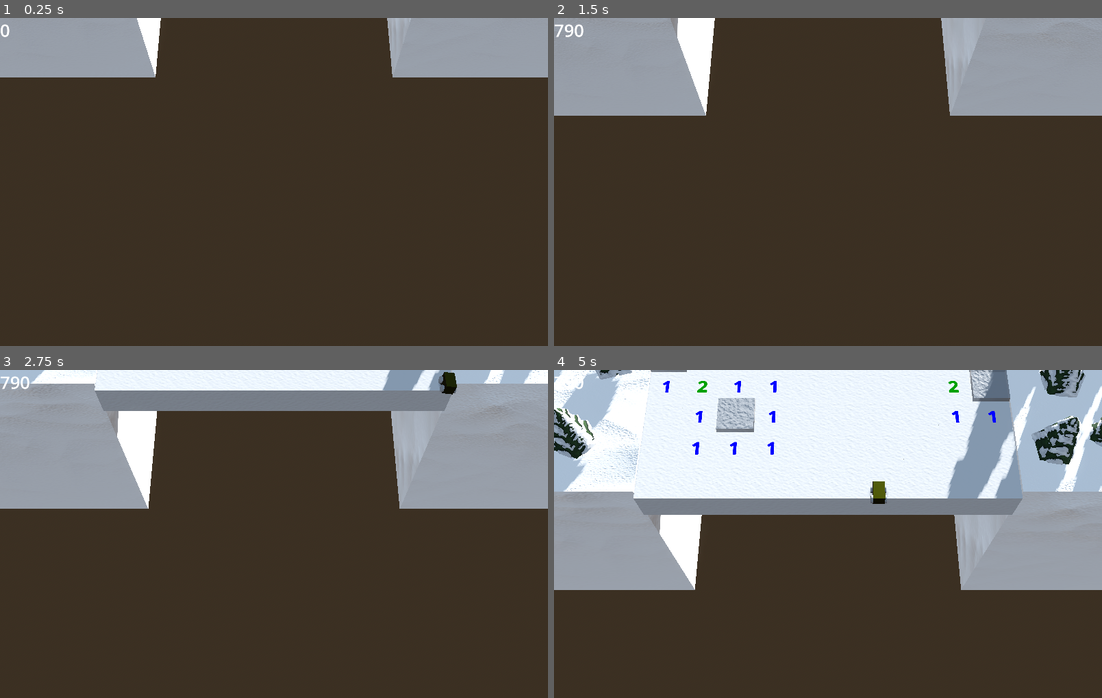
Above: before the commit, frames 1-4 (two rows, left to right).
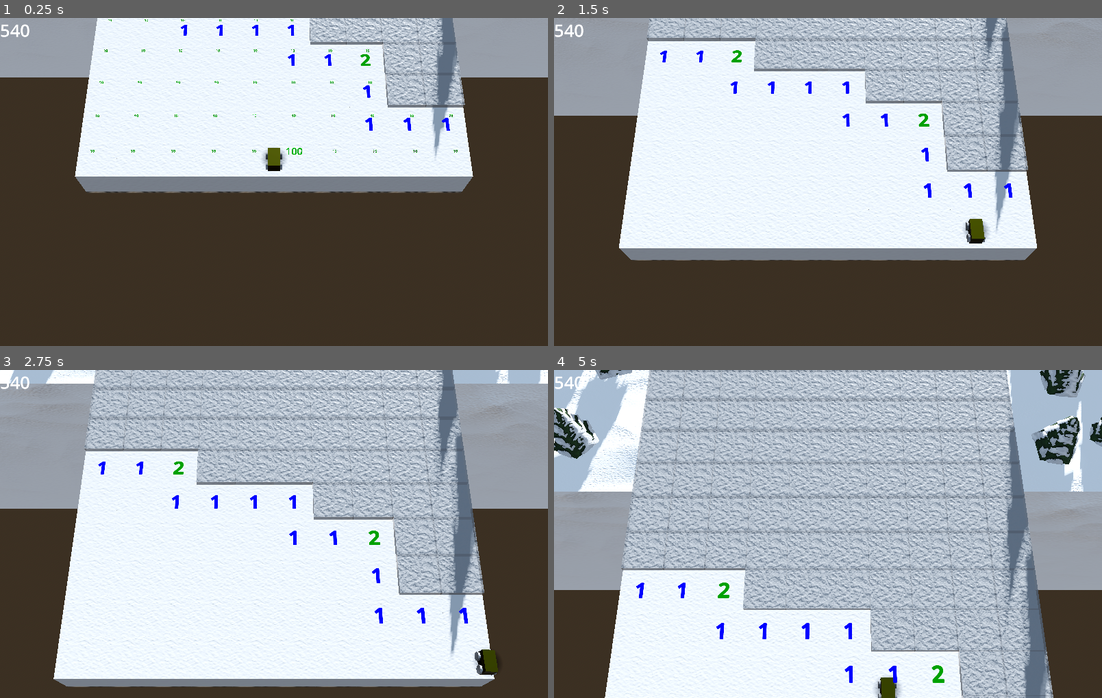
Above: after the commit, the same moments.

Repository: Blubtastic/minesweeper_2
Game: Godot game, scene res://Main.tscn
The game is run twice, just before and just after one commit, with the same random seed, the same clock (stepped at 60 frames per second) and the same inputs.
Inputs (mouse positions are in pixels of both pictures, inside the frame that each line leads up to):
- Up to frame 1 (0.25 s): no input
- Up to frame 2 (1.5 s): tap Enter (ui_accept) at 0.5, 0.77 s; move the mouse to (948, 165) at 0.52 s; hold Right (ui_right) 0.53-1.25 s; tap O at 0.6 s; click (948, 165) at 0.67 s; drag from (718, 198) to (800, 247) at 1.27 s
- Up to frame 3 (2.75 s): move the mouse to (328, 461) at 2.02 s; hold Right (ui_right) from 2.03 s (still down); tap Shift at 2.1 s
- Up to frame 4 (5 s): release Right (ui_right) at 2.75 s; drag from (800, 599) to (663, 484) at 2.77 s; move the mouse to (992, 583) at 3.52 s; hold Left (ui_left) 3.53-4.25 s; tap O at 3.6 s; tap Enter (ui_accept) at 3.77 s; drag from (663, 484) to (745, 452) at 4.27 s

The runs differ from the first frame. In frame 1, 36% of the frame differs, in the area x 0-87%, y 0-54%; in frame 2, 51%; in frame 3, 69%; in frame 4, 72%, in the area x 0-100%, y 0-100%.

Commit message:
feat: shadow tweaks

Diff:
--- a/Main.tscn
+++ b/Main.tscn
@@ -1,9 +1,10 @@
-[gd_scene load_steps=10 format=3 uid="uid://c1p7v7melj8n4"]
+[gd_scene load_steps=11 format=3 uid="uid://c1p7v7melj8n4"]
 
 [ext_resource type="Script" path="res://main.gd" id="1_m0fyf"]
 [ext_resource type="PackedScene" uid="uid://dqeksnc1bqwgt" path="res://shared/player/Player.tscn" id="1_mwkh8"]
 [ext_resource type="Script" path="res://camera_shake.gd" id="3_rbuf0"]
 [ext_resource type="Script" path="res://score_label.gd" id="4_qopgp"]
+[ext_resource type="PackedScene" uid="uid://dgxv52jn27v3c" path="res://CubeChunk.tscn" id="5_2r6wr"]
 
 [sub_resource type="ProceduralSkyMaterial" id="ProceduralSkyMaterial_6867n"]
 sky_horizon_color = Color(0.64625, 0.65575, 0.67075, 1)
@@ -28,10 +29,10 @@
 script = ExtResource("1_m0fyf")
 
 [node name="Player" parent="." instance=ExtResource("1_mwkh8")]
-transform = Transform3D(1, 0, 0, 0, 1, 0, 0, 0, 1, 0, 3.651, -10)
+transform = Transform3D(1, 0, 0, 0, 1, 0, 0, 0, 1, 0, 1.15148, -2.25592)
 
 [node name="DirectionalLight3D2" type="DirectionalLight3D" parent="."]
-transform = Transform3D(-0.902746, 0.0512159, 0.427114, 0.142175, 0.972614, 0.183873, -0.406, 0.226715, -0.885305, 0, 0, 0)
+transform = Transform3D(-0.973632, 0.103933, 0.203074, 0.142175, 0.972614, 0.183872, -0.178402, 0.207896, -0.961744, 0, 0, 0)
 light_energy = 1.5
 shadow_enabled = true
 
@@ -98,3 +99,6 @@
 [node name="Front" type="CollisionShape3D" parent="InvisibleWalls"]
 transform = Transform3D(-4.37114e-08, 0, 1, 0, 1, 0, -1, 0, -4.37114e-08, 0, 0, -5.8)
 shape = SubResource("BoxShape3D_k1xa4")
+
+[node name="CubeChunk" parent="." instance=ExtResource("5_2r6wr")]
+transform = Transform3D(1, 0, 0, 0, 1, 0, 0, 0, 1, -4.5, 0, -9.35)
--- a/project.godot
+++ b/project.godot
@@ -31,6 +31,38 @@
 
 [input]
 
+ui_left={
+"deadzone": 0.5,
+"events": [Object(InputEventKey,"resource_local_to_scene":false,"resource_name":"","device":0,"window_id":0,"alt_pressed":false,"shift_pressed":false,"ctrl_pressed":false,"meta_pressed":false,"pressed":false,"keycode":4194319,"physical_keycode":0,"key_label":0,"unicode":0,"location":0,"echo":false,"script":null)
+, Object(InputEventJoypadButton,"resource_local_to_scene":false,"resource_name":"","device":0,"button_index":13,"pressure":0.0,"pressed":false,"script":null)
+, Object(InputEventJoypadMotion,"resource_local_to_scene":false,"resource_name":"","device":0,"axis":0,"axis_value":-1.0,"script":null)
+, Object(InputEventKey,"resource_local_to_scene":false,"resource_name":"","device":-1,"window_id":0,"alt_pressed":false,"shift_pressed":false,"ctrl_pressed":false,"meta_pressed":false,"pressed":false,"keycode":0,"physical_keycode":65,"key_label":0,"unicode":97,"location":0,"echo":false,"script":null)
+]
+}
+ui_right={
+"deadzone": 0.5,
+"events": [Object(InputEventKey,"resource_local_to_scene":false,"resource_name":"","device":0,"window_id":0,"alt_pressed":false,"shift_pressed":false,"ctrl_pressed":false,"meta_pressed":false,"pressed":false,"keycode":4194321,"physical_keycode":0,"key_label":0,"unicode":0,"location":0,"echo":false,"script":null)
+, Object(InputEventJoypadButton,"resource_local_to_scene":false,"resource_name":"","device":0,"button_index":14,"pressure":0.0,"pressed":false,"script":null)
+, Object(InputEventJoypadMotion,"resource_local_to_scene":false,"resource_name":"","device":0,"axis":0,"axis_value":1.0,"script":null)
+, Object(InputEventKey,"resource_local_to_scene":false,"resource_name":"","device":-1,"window_id":0,"alt_pressed":false,"shift_pressed":false,"ctrl_pressed":false,"meta_pressed":false,"pressed":false,"keycode":0,"physical_keycode":68,"key_label":0,"unicode":100,"location":0,"echo":false,"script":null)
+]
+}
+ui_up={
+"deadzone": 0.5,
+"events": [Object(InputEventKey,"resource_local_to_scene":false,"resource_name":"","device":0,"window_id":0,"alt_pressed":false,"shift_pressed":false,"ctrl_pressed":false,"meta_pressed":false,"pressed":false,"keycode":4194320,"physical_keycode":0,"key_label":0,"unicode":0,"location":0,"echo":false,"script":null)
+, Object(InputEventJoypadButton,"resource_local_to_scene":false,"resource_name":"","device":0,"button_index":11,"pressure":0.0,"pressed":false,"script":null)
+, Object(InputEventJoypadMotion,"resource_local_to_scene":false,"resource_name":"","device":0,"axis":1,"axis_value":-1.0,"script":null)
+, Object(InputEventKey,"resource_local_to_scene":false,"resource_name":"","device":-1,"window_id":0,"alt_pressed":false,"shift_pressed":false,"ctrl_pressed":false,"meta_pressed":false,"pressed":false,"keycode":0,"physical_keycode":87,"key_label":0,"unicode":119,"location":0,"echo":false,"script":null)
+]
+}
+ui_down={
+"deadzone": 0.5,
+"events": [Object(InputEventKey,"resource_local_to_scene":false,"resource_name":"","device":0,"window_id":0,"alt_pressed":false,"shift_pressed":false,"ctrl_pressed":false,"meta_pressed":false,"pressed":false,"keycode":4194322,"physical_keycode":0,"key_label":0,"unicode":0,"location":0,"echo":false,"script":null)
+, Object(InputEventJoypadButton,"resource_local_to_scene":false,"resource_name":"","device":0,"button_index":12,"pressure":0.0,"pressed":false,"script":null)
+, Object(InputEventJoypadMotion,"resource_local_to_scene":false,"resource_name":"","device":0,"axis":1,"axis_value":1.0,"script":null)
+, Object(InputEventKey,"resource_local_to_scene":false,"resource_name":"","device":-1,"window_id":0,"alt_pressed":false,"shift_pressed":false,"ctrl_pressed":false,"meta_pressed":false,"pressed":false,"keycode":0,"physical_keycode":83,"key_label":0,"unicode":115,"location":0,"echo":false,"script":null)
+]
+}
 restart={
 "deadzone": 0.5,
 "events": [Object(InputEventKey,"resource_local_to_scene":false,"resource_name":"","device":-1,"window_id":0,"alt_press …(192 unchanged characters)…
--- a/shared/cube/Cube.tscn
+++ b/shared/cube/Cube.tscn
@@ -148,11 +148,6 @@
 modulate = Color(0, 0, 0, 1)
 font_size = 100
 
-[node name="Mine" type="Sprite3D" parent="."]
-transform = Transform3D(0.28, 0, 0, 0, -1.22392e-08, -0.28, 0, 0.28, -1.22392e-08, 0, 0.5, 0)
-visible = false
-texture = ExtResource("11_n6pam")
-
 [node name="Flag" type="Sprite3D" parent="."]
 transform = Transform3D(-1.74846e-08, 0.4, 1.74846e-08, 0, -1.74846e-08, 0.4, 0.4, 1.74846e-08, 7.64274e-16, 0, 0.61, 0)
 visible = false
@@ -162,11 +157,15 @@
 
 [node name="Node3D" type="Node3D" parent="."]
 
+[node name="Mine" type="Sprite3D" parent="Node3D"]
+transform = Transform3D(0.28, 0, 0, 0, -1.22392e-08, -0.28, 0, 0.28, -1.22392e-08, 0, 0.399, 0)
+texture = ExtResource("11_n6pam")
+
 [node name="Stains" type="Node3D" parent="Node3D"]
-visible = false
+transform = Transform3D(1, 0, 0, 0, 1, 0, 0, 0, 1, 0, -0.1, 0)
 
 [node name="Sprite3D5" type="Sprite3D" parent="Node3D/Stains"]
-transform = Transform3D(-4.37114e-08, -1, 4.37114e-08, 0, -4.37114e-08, -1, 1, -4.37114e-08, 1.91069e-15, 0.002, -0.48, -0.001)
+transform = Transform3D(-4.37114e-08, -1, 4.37114e-08, 0, -4.37114e-08, -1, 1, -4.37114e-08, 1.91069e-15, 0, 0.501, 0)
 texture = SubResource("NoiseTexture2D_fr8oe")
 
 [node name="Sprite3D" type="Sprite3D" parent="Node3D/Stains"]
--- a/shared/cube/cube.gd
+++ b/shared/cube/cube.gd
@@ -10,7 +10,8 @@
 @onready var explosion_audio: AudioStreamPlayer = $Explosion
 @onready var cube_scanner: Area3D = $CubeScanner
 @onready var nearby_mines_label: Label3D = $NearbyMinesLabel
-@onready var mine_sprite: Sprite3D = $Mine
+@onready var mine_sprite: Sprite3D = $Node3D/Mine
+
 @onready var flag_sprite: Sprite3D = $Flag
 @onready var top_mesh: MeshInstance3D = $TopMesh
 @onready var score_particle_big: CPUParticles3D = $ScoreParticleBig
@@ -57,7 +58,8 @@
 	if !has_exploded:
 		$Mesh.visible = false
 		$Node3D/Stains.visible = true
-		mine_sprite.transform = mine_sprite.transform.translated(Vector3(0, -1, 0))
+		#mine_sprite.transform = mine_sprite.transform.translated(Vector3(0, -1, 0))
+		mine_sprite.visible = true
 		explosion_audio.play()
 		var CubeDestroyed = cube_destroyed.instantiate()
 		add_child(CubeDestroyed)
--- a/shared/player/Player.tscn
+++ b/shared/player/Player.tscn
@@ -80,22 +80,6 @@
 [sub_resource type="CylinderShape3D" id="CylinderShape3D_fxqto"]
 height = 0.55
 radius = 0.02
-
-[sub_resource type="Animation" id="Animation_i4374"]
-resource_name = "new_animation"
-length = 1.5
-tracks/0/type = "value"
-tracks/0/imported = false
-tracks/0/enabled = true
-tracks/0/path = NodePath("PlayerModel/Body:mesh:material:emission_energy_multiplier")
-tracks/0/interp = 1
-tracks/0/loop_wrap = true
-tracks/0/keys = {
-"times": PackedFloat32Array(0, 0.01, 1.5),
-"transitions": PackedFloat32Array(1, 0.482969, 1),
-"update": 0,
-"values": [0.0, 5.0, 0.0]
-}
 
 [sub_resource type="Animation" id="Animation_qfi50"]
 length = 0.001
@@ -112,6 +96,22 @@
 "values": [5.0]
 }
 
+[sub_resource type="Animation" id="Animation_i4374"]
+resource_name = "new_animation"
+length = 1.2
+tracks/0/type = "value"
+tracks/0/imported = false
+tracks/0/enabled = true
+tracks/0/path = NodePath("PlayerModel/Body:mesh:material:emission_energy_multiplier")
+tracks/0/interp = 1
+tracks/0/loop_wrap = true
+tracks/0/keys = {
+"times": PackedFloat32Array(0, 0.01, 1.2),
+"transitions": PackedFloat32Array(1, 0.482969, 1),
+"update": 0,
+"values": [0.0, 5.0, 0.0]
+}
+
 [sub_resource type="AnimationLibrary" id="AnimationLibrary_pox7b"]
 _data = {
 "RESET": SubResource("Animation_qfi50"),
@@ -121,7 +121,7 @@
 [node name="Player" type="Node3D"]
 
 [node name="PlayerShadow" parent="." instance=ExtResource("4_vrm5f")]
-transform = Transform3D(1, 0, 0, 0, -4.37114e-08, 1, 0, -1, -4.37114e-08, 0, -0.175307, 0)
+transform = Transform3D(1.3, 0, 0, 0, -5.68248e-08, 1.3, 0, -1.3, -5.68248e-08, 0, -0.175307, 0)
 layers = 8
 
 [node name="ShadowRayCast" type="RayCast3D" parent="."]
--- a/shared/player/player.gd
+++ b/shared/player/player.gd
@@ -72,6 +72,6 @@
 	if shadow_ray_cast.is_colliding():
 		var collision_point = shadow_ray_cast.get_collision_point()
 		collision_point.x = global_position.x
-		collision_point.y += 0.1
+		collision_point.y += 0.2
 		collision_point.z = global_position.z
 		player_shadow.global_transform.origin = collision_point
